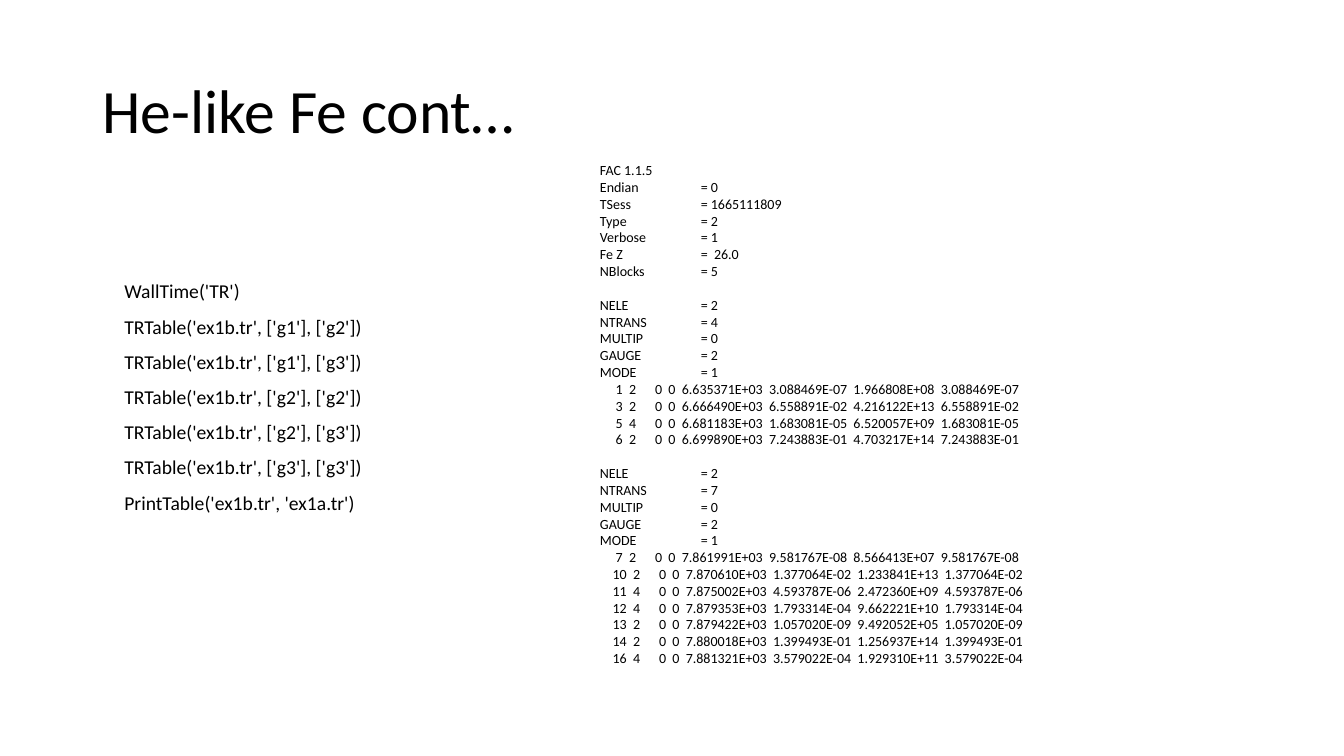
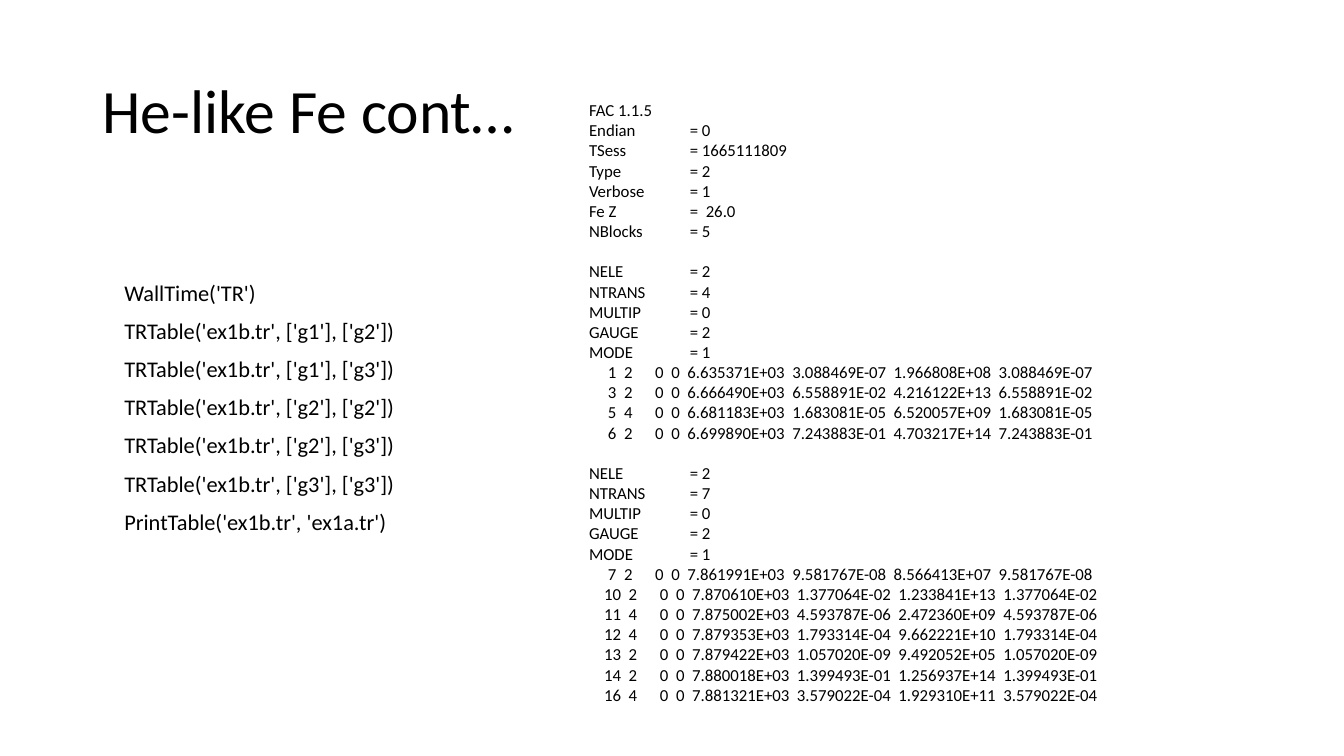
Before and after one commit to flexible-atomic-code/fac_data, a slide deck: slide 6 of apip2023/apip2023.pptx. Drawn at 1344x756 pixels with LibreOffice and Linux fonts; fonts in the diff are those of the drawing. Boxes give left, top, right and bottom in pixels: in the first picture for what was removed or moved away, otherwise in the second. Text is boxed around its words. In the diff, an @@ line names an element or a change of style, - is before the commit and + after.

```diff
--- a/apip2023/apip2023.pptx
+++ b/apip2023/apip2023.pptx
@@ text "FAC 1.1.5": place and size @@
-text "FAC 1.1.5" at <box>600,166,1023,663</box>
+text "FAC 1.1.5" at <box>589,105,1097,701</box>
@@ text "FAC 1.1.5" at <box>589,105,1097,701</box>: size 10 to 12 pt @@
@@ text "WallTime('TR')" at <box>124,285,394,533</box>: size 14 to 16 pt @@
```
Also in this commit, not shown: 4 other slides changed.
